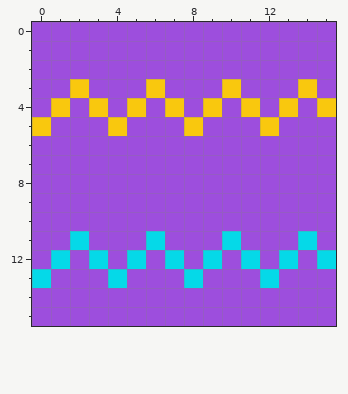
Two states of a pixel-art file, game/art-src/item/shirt/zigzag.aseprite. Above, as it was before the edit.
16x16 pixels, 1 frame.
Once edited:
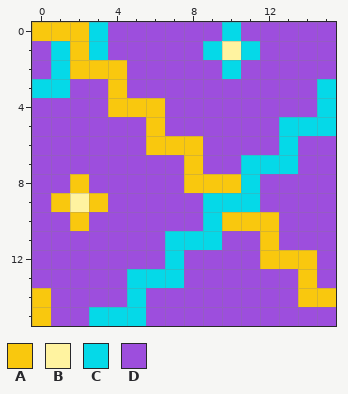
Palette (. is transparent): A #f9c80e  B #fff3a0  C #05d9e8  D #9d4edd
The edit:
The edit turns colour C into colour A in row 12 at x 13.
The edit turns colour D into colour A in row 0 at x 0 to 2; in row 1 at x 2; in row 2 at x 2 to 4; in row 3 at x 4; in row 4 at x 4 and 6; in row 5 at x 6.
The edit turns colour D into colour A in row 6 at x 6 to 8; in row 7 at x 8; in row 8 at x 2 and 8 to 10; in row 9 at x 1 and 3; in row 10 at x 2 and 10 to 12; in row 11 at x 12.
The edit turns colour D into colour A in row 12 at x 12 and 14; in row 13 at x 14; in row 14 at x 0 and 14 to 15; in row 15 at x 0.
The edit turns colour D into colour B in row 1 at x 10; in row 9 at x 2.
The edit turns colour A into colour C in row 4 at x 15.
The edit turns colour D into colour C in row 0 at x 3 and 10; in row 1 at x 1, 3, 9 and 11; in row 2 at x 1 and 10; in row 3 at x 0 to 1 and 15; in row 5 at x 13 to 15; in row 6 at x 13.
The edit turns colour D into colour C in row 7 at x 11 to 13; in row 8 at x 11; in row 9 at x 9 to 11; in row 10 at x 9; in row 11 at x 7 to 9; in row 13 at x 5 to 7.
The edit turns colour D into colour C in row 14 at x 5; in row 15 at x 3 to 5.
The edit turns colour A into colour D in row 3 at x 2, 6, 10 and 14; in row 4 at x 1, 3, 7, 9, 11 and 13; in row 5 at x 0, 4, 8 and 12.
The edit turns colour C into colour D in row 11 at x 2, 6, 10 and 14; in row 12 at x 1, 3, 5, 9, 11 and 15; in row 13 at x 0, 4, 8 and 12.
Where, in picture pixels (left, top, right, bottom), the same in both pictures:
changed: (32, 22, 336, 326)
